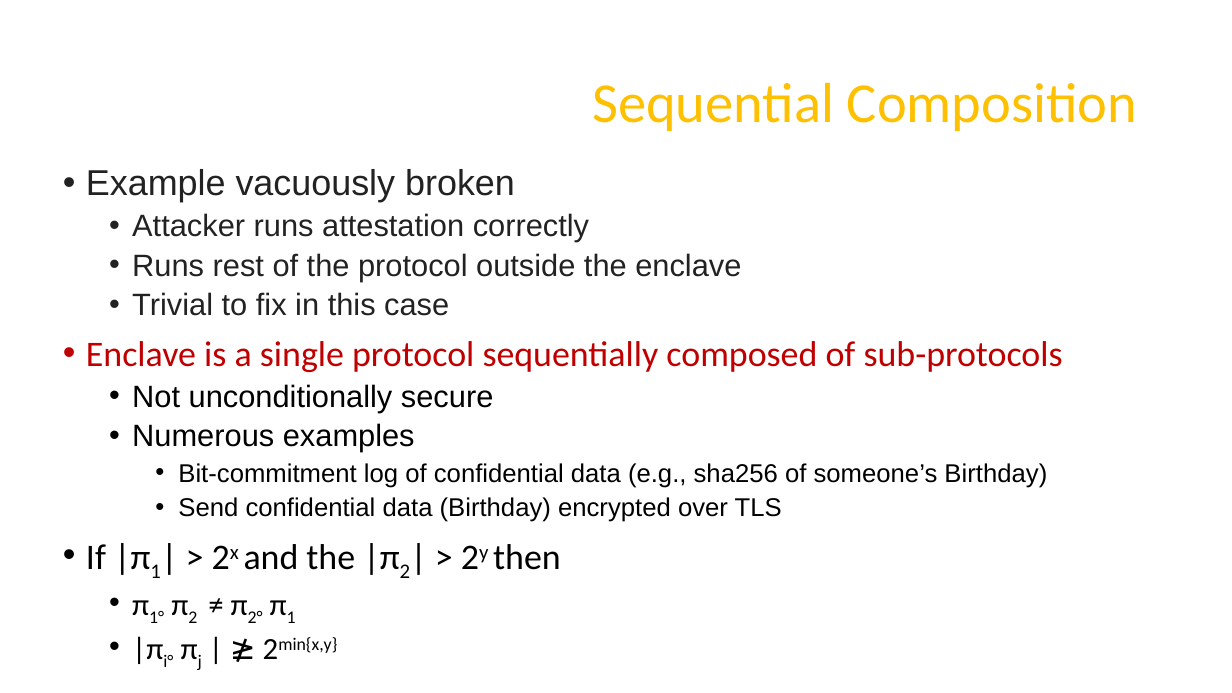
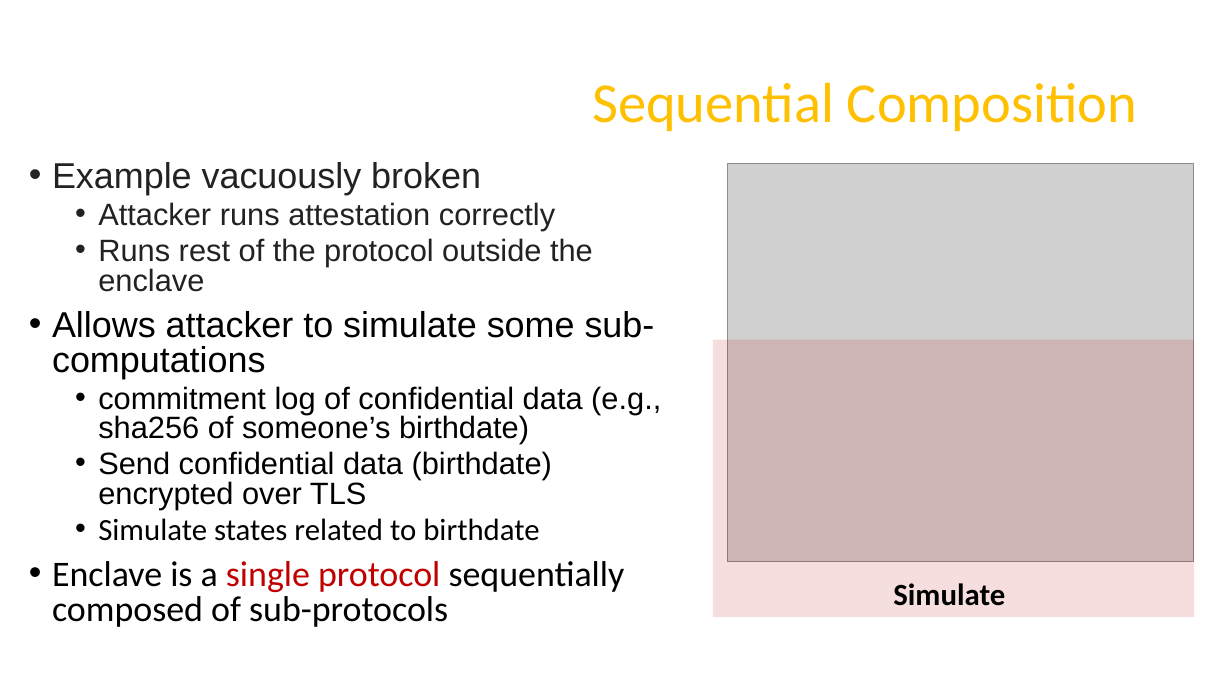
Before and after one commit to axelexic/sgx_remote_attestation_bh_17, a slide deck: slide 5 of presentation/us-17-Swami-SGX-Remote-Attestation-Is-Not-Sufficient.pptx. Drawn at 1232x693 pixels with LibreOffice and Linux fonts; fonts in the diff are those of the drawing; grey boxes stand for pictures; background and template pictures are left out. Boxes give left, top, right and bottom in pixels: in the first picture for what was removed or moved away, otherwise in the second. Text is boxed around its words. In the diff, an @@ line names an element or a change of style, - is before the commit and + after.

```diff
--- a/presentation/us-17-Swami-SGX-Remote-Attestation-Is-Not-Sufficient.pptx
+++ b/presentation/us-17-Swami-SGX-Remote-Attestation-Is-Not-Sufficient.pptx
@@ text "Example vacuously broken": place and size @@
-text "Example vacuously broken" at [86,169,1063,653]
+text "Example vacuously broken" at [52,162,661,627]
@@ text at [52,162,625,627]: text colour #C00000 to #000000 in "Enclave is a sequentially composed of sub-protocols"; line spacing 0.9 to 0.8 @@
@@ picture added at [727,164,1194,561] @@
@@ text at [52,311,661,541]: text changed; text colour #222222 to #000000 @@
-  • Trivial to fix in this case
+• Allows attacker to simulate some sub-computations
+  • commitment log of confidential data (e.g., sha256 of someone’s birthdate)
+  • Send confidential data (birthdate) encrypted over TLS
+  • Simulate states related to birthdate
@@ rectangle added at [714,339,1195,617], fill #C00000 at 13% opacity, 24 pt, text #000000, bold @@
+Simulate
@@ text at [86,384,1047,653]: paragraphs removed @@
-  • Not unconditionally secure
-  • Numerous examples
-    • Bit-commitment log of confidential data (e.g., sha256 of someone’s Birthday)
-    • Send confidential data (Birthday) encrypted over TLS
-• If |π1| > 2x and the |π2| > 2y then
-  • π1° π2 ≠ π2° π1
-  • |πi° πj | ≱ 2min{x,y}
```
Also in this commit, not shown: 12 other slides changed, 4 slides added, 2 slides removed, 3 other files.
